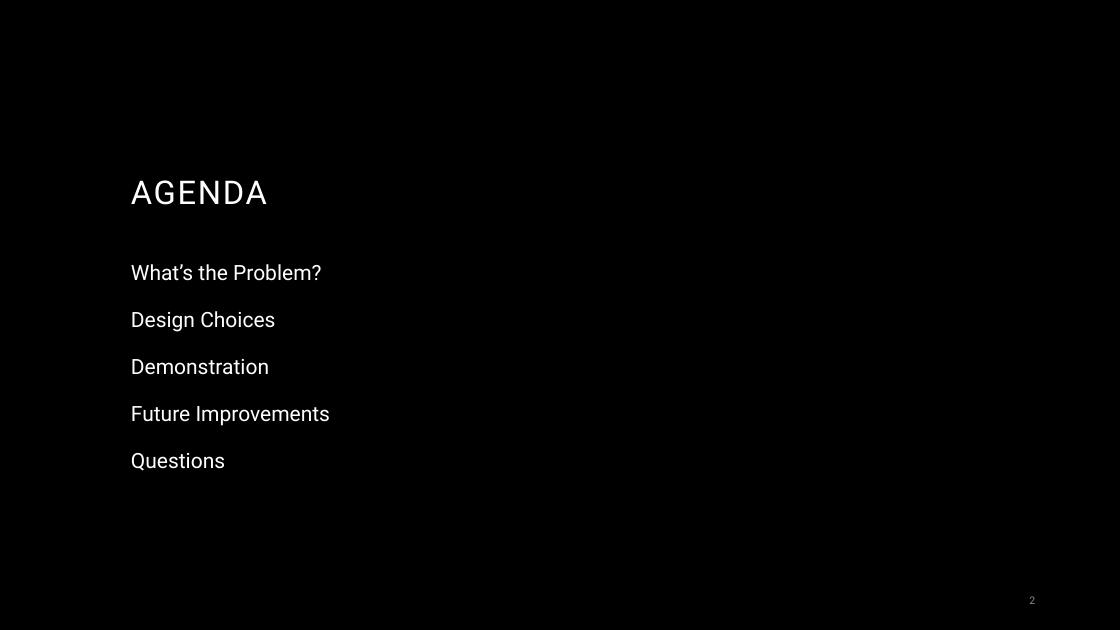
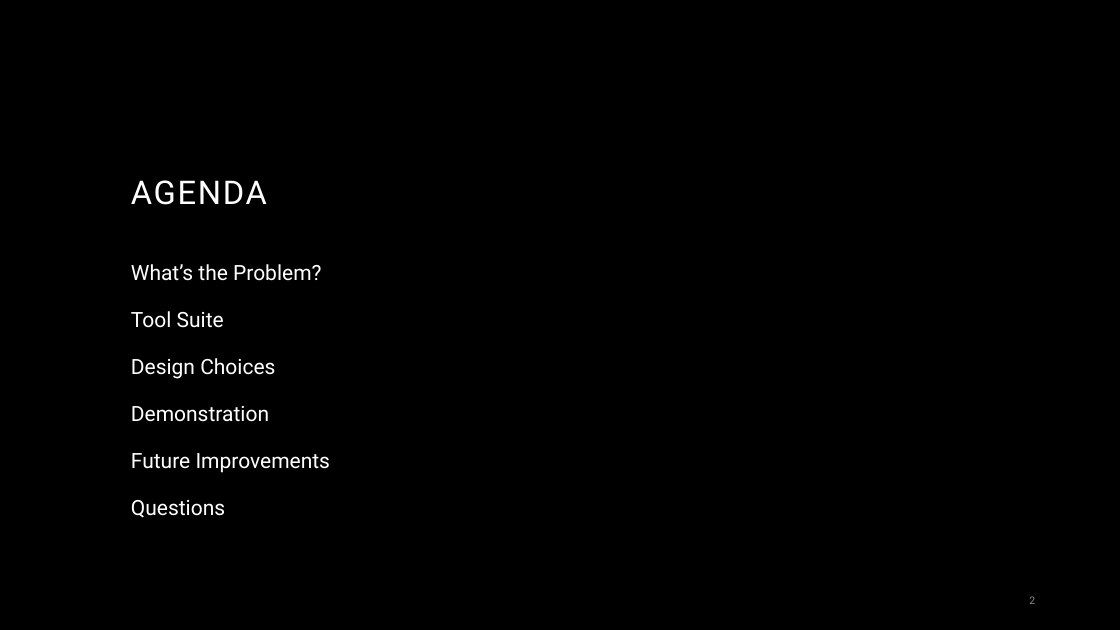
Before and after one commit to rcwaterman/SimpliFInance, a slide deck: slide 2 of SimpliFinance.pptx. Drawn at 1120x630 pixels with LibreOffice and Linux fonts; fonts in the diff are those of the drawing; background and template pictures are left out. Boxes give left, top, right and bottom in pixels: in the first picture for what was removed or moved away, otherwise in the second. Text is boxed around its words. In the diff, an @@ line names an element or a change of style, - is before the commit and + after.

```diff
--- a/SimpliFinance.pptx
+++ b/SimpliFinance.pptx
@@ text at [131,311,224,328]: paragraph added @@
+Tool Suite
```
Also in this commit, not shown: 7 other slides changed, 2 slides added, 6 slides removed.
